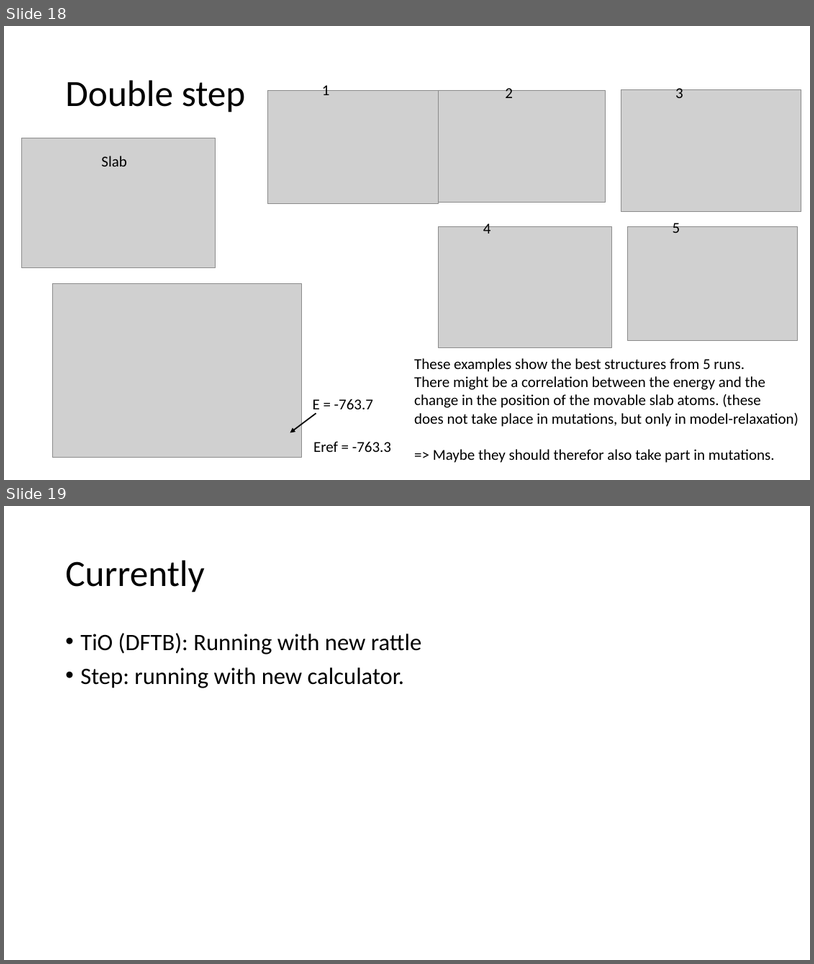
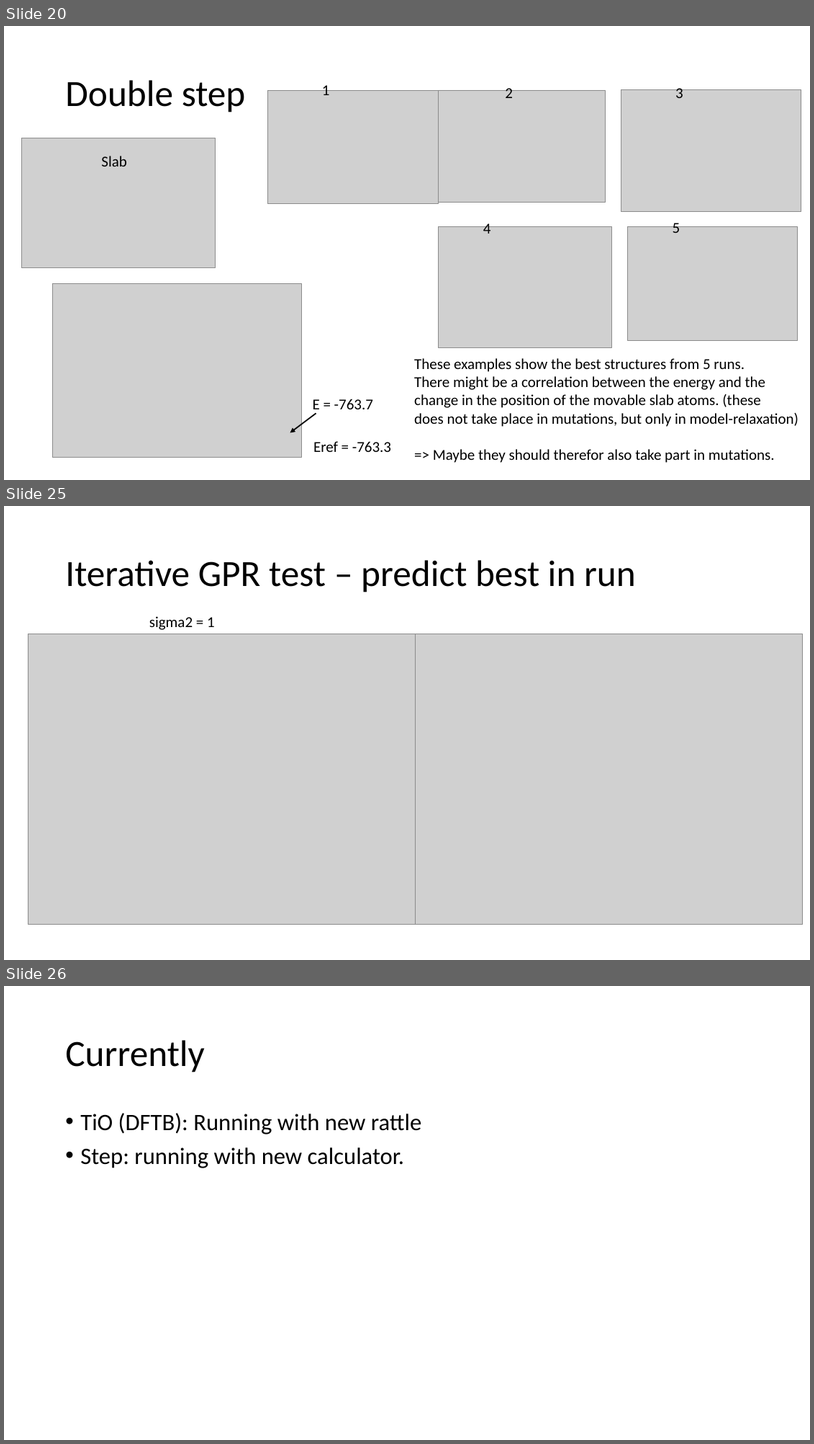
Before and after one commit to MaltheBisbo/learningForces, a slide deck: progress.pptx. Shown one above the other, each under a label of ours: slides 18 and 19 before the commit, slides 20, 25 and 26 after it; the slides between them are not shown. The pictures are 814x964 and 814x1444 pixels, drawn with LibreOffice and Linux fonts; fonts in the diff are those of the drawing; grey boxes stand for pictures. Boxes give left, top, right and bottom in pixels: in the first picture for what was removed or moved away, otherwise in the second. Text is boxed around its words. In the diff, an @@ line names an element or a change of style, - is before the commit and + after.

```diff
--- a/progress.pptx
+++ b/progress.pptx
@@ slide 25 added at (x1=4, y1=506, x2=810, y2=960), background #FFFFFF @@
@@ title added at (x1=65, y1=560, x2=636, y2=592), 44 pt, text #000000 @@
+Iterative GPR test – predict best in run
@@ picture added at (x1=28, y1=633, x2=415, y2=924) @@
@@ text added at (x1=149, y1=616, x2=215, y2=630), 18 pt, text #000000 @@
+sigma2 = 1
@@ picture added at (x1=415, y1=633, x2=802, y2=924) @@
@@ what was slide 18 is now slide 20 @@
@@ what was slide 19 is now slide 26 @@
```
Also in this commit, not shown: 1 slide changed, 6 other slides added.
